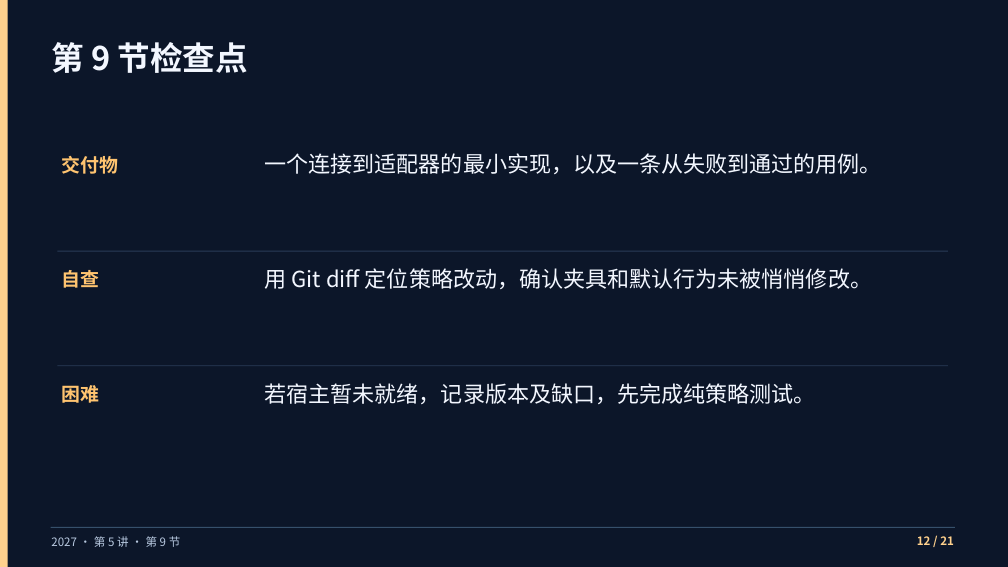
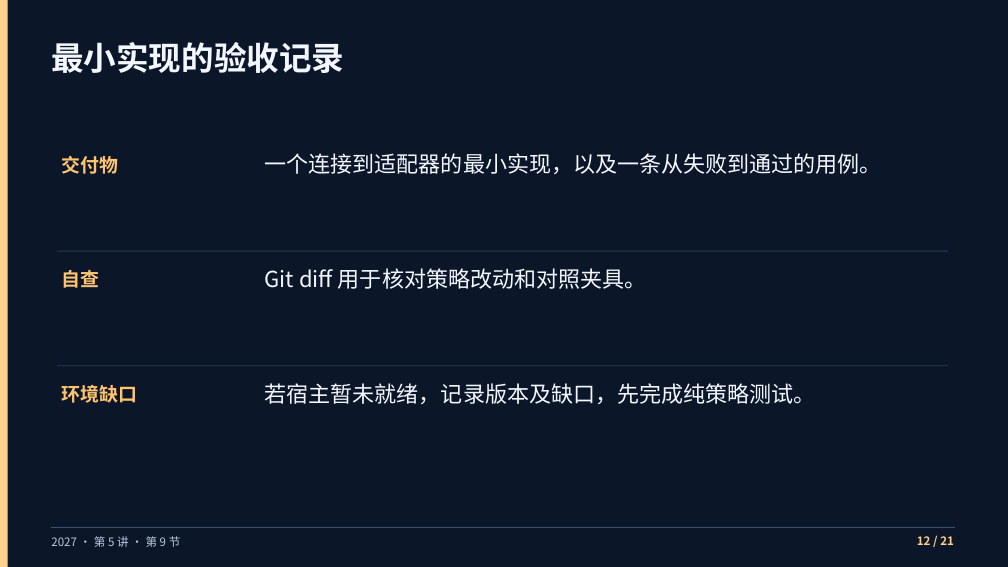
Before and after one commit to vLLM-HUST/intro-to-llm-inference-engines, a slide deck: slide 12 of build/slides/2027/lectures-8-pptx/第05讲_MOD实现与CPU测试.pptx. Drawn at 1008x567 pixels with LibreOffice and Linux fonts; fonts in the diff are those of the drawing. Boxes give left, top, right and bottom in pixels: in the first picture for what was removed or moved away, otherwise in the second. Text is boxed around its words. In the diff, an @@ line names an element or a change of style, - is before the commit and + after.

```diff
--- a/build/slides/2027/lectures-8-pptx/第05讲_MOD实现与CPU测试.pptx
+++ b/build/slides/2027/lectures-8-pptx/第05讲_MOD实现与CPU测试.pptx
@@ text at <box>51,42,344,73</box>: text changed @@
-第 9 节检查点
+最小实现的验收记录
@@ text at <box>265,268,647,289</box>: text changed @@
-用 Git diff 定位策略改动，确认夹具和默认行为未被悄悄修改。
+Git diff 用于核对策略改动和对照夹具。
@@ text at <box>62,385,138,403</box>: text changed @@
-困难
+环境缺口
```
Also in this commit, not shown: 5 other slides changed, 17 other files.
